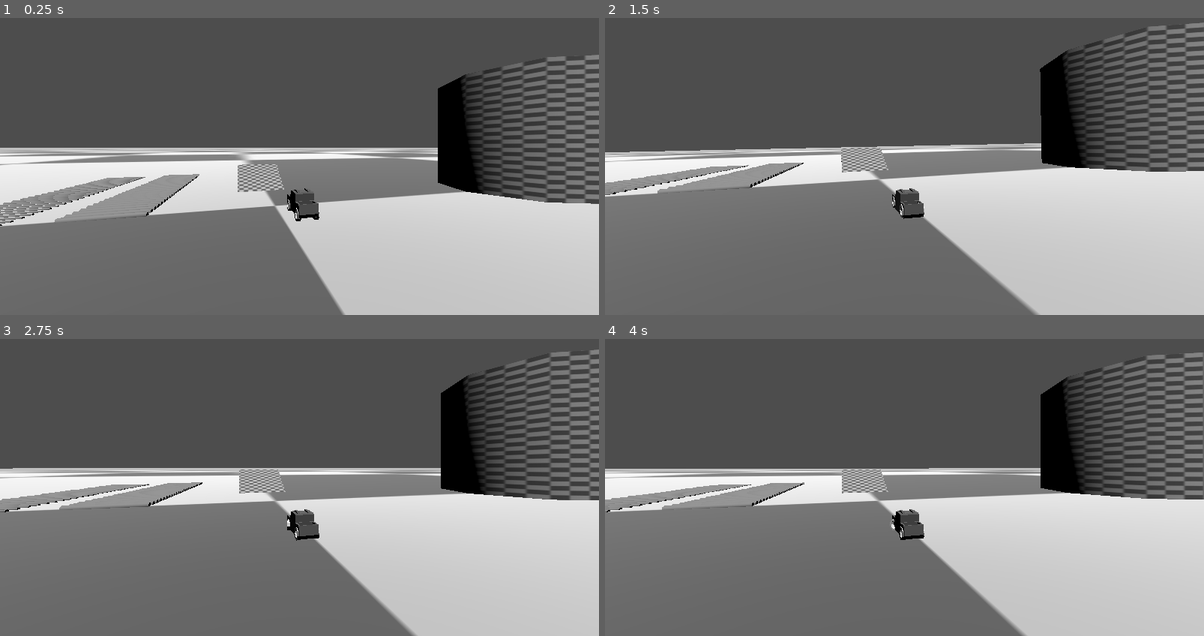
Above: before the commit, frames 1-4 (two rows, left to right).
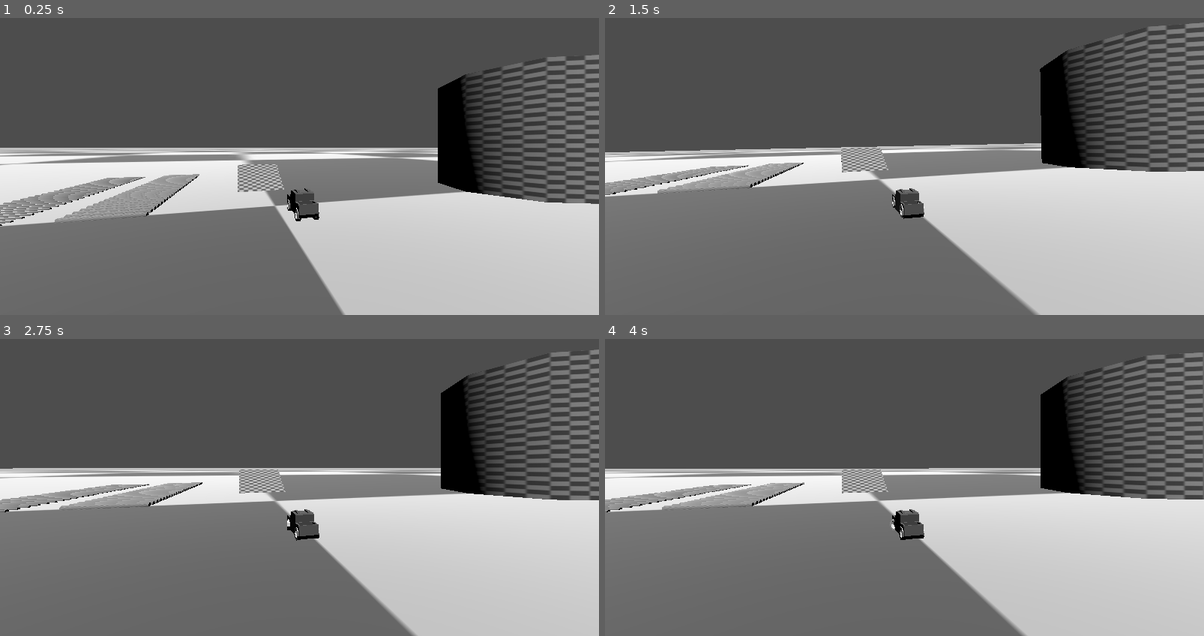
Above: after the commit, the same moments.

Repository: luankaike-code/jh_conclusao_dev
Game: Godot game, scene res://scenes/worlds/test/test_world.tscn
The game is run twice, just before and just after one commit, with the same random seed, the same clock (stepped at 60 frames per second) and the same inputs.
Inputs:
- Up to frame 1 (0.25 s): no input
- Up to frame 2 (1.5 s): hold D (game_turn_right) 0.53-1.28 s; tap S (game_deceleration) at 0.6, 1.35 s; hold Shift (game_hand_brake) from 1.28 s (still down)
- Up to frame 3 (2.75 s): release Shift (game_hand_brake) at 2.03 s; hold D (game_turn_right) from 2.03 s (still down); tap S (game_deceleration) at 2.1 s
- Up to frame 4 (4 s): release D (game_turn_right) at 2.78 s; hold W (game_acceleration) 2.78-3.53 s; tap S (game_deceleration) at 2.85, 3.6 s; hold A (game_turn_left) from 3.53 s (still down)

The runs differ from the first frame. In frame 1, 0.1% of the frame differs, in the area x 0-32%, y 52-69%; in frame 2, 0.2%, in the area x 0-32%, y 48-60%; in frame 3, 0.2%; in frame 4, 0.2%.

Commit message:
Add textures in speed bumps

Diff:
--- a/code-tcc-jh/scenes/props/speed_bumps/speed_bumps.gd
+++ b/code-tcc-jh/scenes/props/speed_bumps/speed_bumps.gd
@@ -27,6 +27,11 @@
 		speed_bump_radius = new
 		_update_speed_bumps()
 
+@export var material: Material = preload("res://assets/materials/test.tres") :
+	set(new):
+		material = new
+		_update_speed_bumps()
+
 var _speed_bumps: Array[CSGCylinder3D]
 
 func _ready() -> void:
@@ -45,6 +50,7 @@
 		speed_bump_scene.rotation_degrees = speed_bump_degrees_rotation
 		speed_bump_scene.height = speed_bump_height
 		speed_bump_scene.radius = speed_bump_radius
+		speed_bump_scene.material = material
 
 		_speed_bumps.push_back(speed_bump_scene)
 		add_child(speed_bump_scene)
